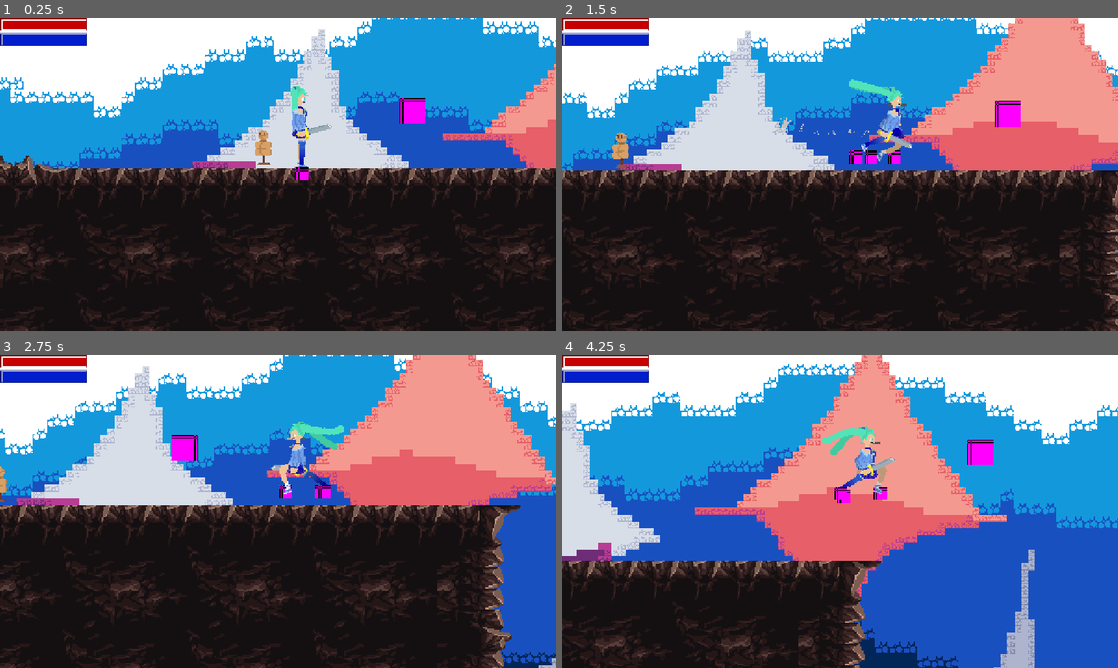
Above: before the commit, frames 1-4 (two rows, left to right).
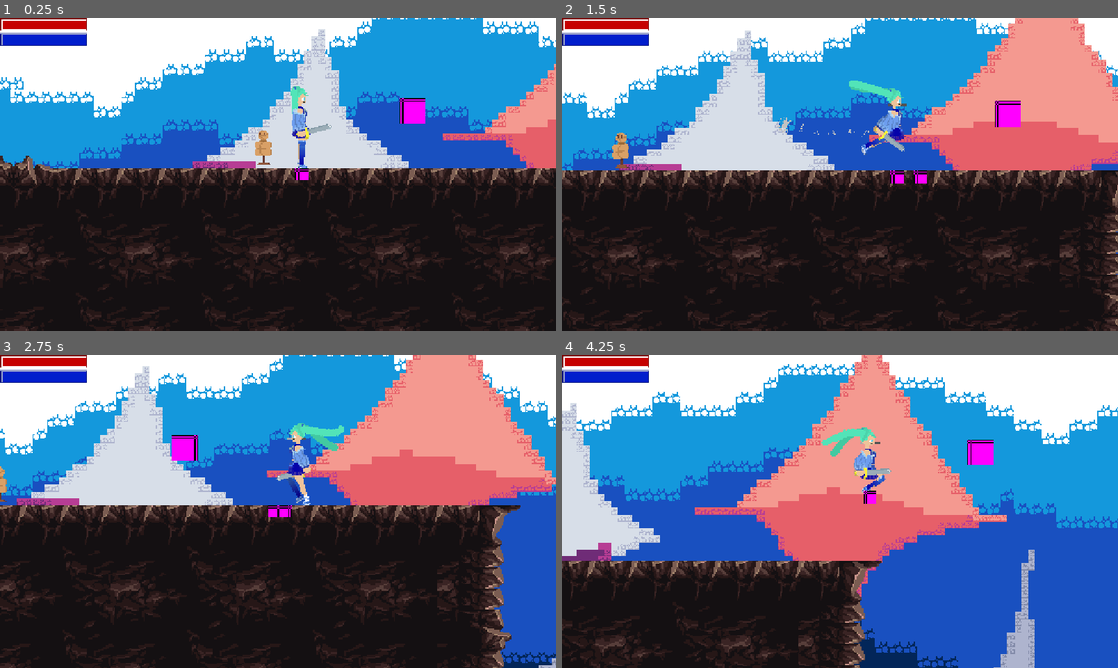
Above: after the commit, the same moments.

Repository: ToastedTeam/CaveGame
Game: Godot game, scene res://scenes/main/main.tscn
Two runs of this game, one before a commit and one after it. Both use one fixed random seed, a clock stepped at 60 frames per second and the inputs below. The engine's default icon, where the game draws it, is replaced by a stand-in: a white triangle on a blue panel in a dark square.
Inputs:
- Up to frame 1 (0.25 s): no input
- Up to frame 2 (1.5 s): tap Enter (ui_accept) at 0.5 s; hold Right (player_move_right) from 0.53 s (still down); tap A (player_attack) at 0.6 s; tap Up (player_jump) at 0.77 s; tap D (player_dash) at 1.35 s
- Up to frame 3 (2.75 s): tap Up (player_jump) at 1.52 s; release Right (player_move_right) at 2.03 s; hold Left (player_move_left) from 2.03 s (still down); tap A (player_attack) at 2.1 s
- Up to frame 4 (4.25 s): release Left (player_move_left) at 2.78 s; hold Right (player_move_right) from 2.78 s (still down); tap D (player_dash) at 2.85 s; tap Up (player_jump) at 3.02, 3.77 s; tap A (player_attack) at 3.6 s

The runs differ from the first frame. In frame 1, less than 0.1% of the frame differs, in the area x 53-59%, y 30-48%; in frame 2, 0.9%; in frame 3, 1.1%, in the area x 48-62%, y 21-52%; in frame 4, 0.9%.

Commit message:
Fix some minor animation bugs

Diff:
--- a/entities/player/player.gd
+++ b/entities/player/player.gd
@@ -31,6 +31,8 @@
 
 var currentDirection = 1;
 var facing = 1;
+var hitWall = false;
+
 #@export var headTarget: IKTargetResource
 #@export var headTarget: Node2D
 #@export var headTargetResourceName: String
@@ -184,6 +186,8 @@
 		#player_sprite.flip_h = false
 		#$FlipHandler.scale.x = 1
 
+	hitWall = is_on_wall()
+
 	if Input.is_action_just_pressed("player_attack") and canAttack:
 		#$FlipHandler/Weapon/AnimationPlayer.play("player_attack")
 		IkAnimator.Attack_Melee()
--- a/entities/player/player_ik_animator.gd
+++ b/entities/player/player_ik_animator.gd
@@ -150,7 +150,7 @@
 
 func _process(delta: float) -> void:
 	if state != AnimState.Dashing:
-		if player.currentDirection != 0:
+		if player.currentDirection != 0 and !player.hitWall:
 			setAnimState(AnimState.Walking)
 		else:
 			setAnimState(AnimState.Idle)
@@ -159,7 +159,7 @@
 # Returns hip.global_position if there's no result
 func getGroundPosition() -> Vector2:
 	var space_state = get_world_2d().direct_space_state
-	var query = PhysicsRayQueryParameters2D.create(hip.global_position, hip.global_position + Vector2(0, 35))
+	var query = PhysicsRayQueryParameters2D.create(hip.global_position, hip.global_position + Vector2(0, 50))
 	query.collision_mask = 0b00000000_00000000_00000000_00000001;
 	var result = space_state.intersect_ray(query)
 	if result:
@@ -176,6 +176,8 @@
 	else:
 		var grounded = player.is_on_floor()
 		var just_grounded = grounded and !last_grounded;
+		if just_grounded:
+			setAnimState(AnimState.Idle)
 		# Find where to put player's feet
 		if state != AnimState.Dashing:
 			if !grounded: # Curl up player's legs if they're in the air
@@ -183,6 +185,9 @@
 				(BFTargetPos.get_node("Synchroniser") as RemoteTransform2DExtended).Position = true;
 				FFTargetPos.global_position = hip.global_position + Vector2(0, 20);
 				BFTargetPos.global_position = hip.global_position + Vector2(0, 20);
+				currentWalk = WalkState.None
+				currentWalkChanged = true
+
 			else:
 				match state:
 					AnimState.Idle:
@@ -192,8 +197,8 @@
 						setAnimState(AnimState.Idle)
 						var ground = getGroundPosition()
 						if ground != hip.global_position:
-							FFTargetPos.global_position = ground + Vector2(player.currentDirection*10, 5);
-							BFTargetPos.global_position = ground + Vector2(player.currentDirection*10, 5);
+							FFTargetPos.global_position = ground + Vector2(0, 5);
+							BFTargetPos.global_position = ground + Vector2(0, 5);
 						pass
 					AnimState.Walking:
 						#Engine.time_scale = 0.1
@@ -304,9 +309,11 @@
 
 		# Arm rest inhibition
 		if !inhibitFH:
-			$FHTarget.global_position = hip.global_position + ArmRestOffset + FArmRest
+			FHTargetPos.global_position = hip.global_position + ArmRestOffset + FArmRest
 		if !inhibitBH:
-			$BHTarget.global_position = hip.global_position + BArmRest + ArmRestOffset
+			BHTargetPos.global_position = hip.global_position + BArmRest + ArmRestOffset
+
+
 
 		if lastDirection != player.currentDirection:
 			if player.currentDirection < 0:
--- a/scenes/main/main.tscn
+++ b/scenes/main/main.tscn
@@ -219,10 +219,10 @@
 tracks/4/interp = 1
 tracks/4/loop_wrap = true
 tracks/4/keys = {
-"times": PackedFloat32Array(0, 0.566667),
-"transitions": PackedFloat32Array(78.7933, 1),
+"times": PackedFloat32Array(0, 0.566667, 1),
+"transitions": PackedFloat32Array(78.7933, 1, 1),
 "update": 0,
-"values": [0.5, 1.0]
+"values": [0.5, 0.24, 1.0]
 }
 tracks/5/type = "value"
 tracks/5/imported = false
@@ -234,7 +234,7 @@
 "times": PackedFloat32Array(0, 0.566667),
 "transitions": PackedFloat32Array(1e+06, 1),
 "update": 1,
-"values": [true, false]
+"values": [true, true]
 }
 tracks/6/type = "value"
 tracks/6/imported = false
@@ -255,10 +255,10 @@
 tracks/7/interp = 1
 tracks/7/loop_wrap = true
 tracks/7/keys = {
-"times": PackedFloat32Array(0, 0.58),
-"transitions": PackedFloat32Array(1, 1),
+"times": PackedFloat32Array(0, 0.58, 1),
+"transitions": PackedFloat32Array(1, 1, 1),
 "update": 0,
-"values": [0.5, 1.0]
+"values": [0.5, 0.24, 1.0]
 }
 tracks/8/type = "value"
 tracks/8/imported = false
@@ -267,10 +267,10 @@
 tracks/8/interp = 1
 tracks/8/loop_wrap = true
 tracks/8/keys = {
-"times": PackedFloat32Array(0, 0.58),
+"times": PackedFloat32Array(0, 0.566667),
 "transitions": PackedFloat32Array(1, 1),
 "update": 1,
-"values": [true, false]
+"values": [true, true]
 }
 tracks/9/type = "value"
 tracks/9/imported = false
@@ -379,7 +379,7 @@
 "times": PackedFloat32Array(0),
 "transitions": PackedFloat32Array(1),
 "update": 1,
-"values": [false]
+"values": [true]
 }
 tracks/7/type = "value"
 tracks/7/imported = false
@@ -1791,6 +1791,7 @@
 texture = ExtResource("2_ouso4")
 
 [node name="PlayerIKAnimator" type="Node2D" parent="." node_paths=PackedStringArray("player", "animationPlayer")]
+visible = false
 position = Vector2(-4, -5)
 script = ExtResource("3_th5th")
 player = NodePath("../Player")
@@ -1814,11 +1815,12 @@
 texture = SubResource("PlaceholderTexture2D_th5th")
 
 [node name="BHTarget" type="Marker2D" parent="PlayerIKAnimator"]
-visible = false
-position = Vector2(29, -58)
+position = Vector2(-5.425, -69.365)
+
+[node name="Sprite2D2" type="Sprite2D" parent="PlayerIKAnimator/BHTarget"]
+texture = SubResource("PlaceholderTexture2D_blune")
 
 [node name="FHTarget" type="Marker2D" parent="PlayerIKAnimator"]
-visible = false
 position = Vector2(0, -31)
 
 [node name="Sprite2D2" type="Sprite2D" parent="PlayerIKAnimator/FHTarget"]
@@ -1858,7 +1860,6 @@
 metadata/_custom_type_script = "uid://eji52ig0w3g5"
 
 [node name="BFTarget_pos" type="Marker2D" parent="Player/targetPositions"]
-visible = false
 position = Vector2(-16, 22)
 
 [node name="Sprite2D" type="Sprite2D" parent="Player/targetPositions/BFTarget_pos"]
@@ -1872,11 +1873,12 @@
 metadata/_custom_type_script = "uid://eji52ig0w3g5"
 
 [node name="BHTarget_pos" type="Marker2D" parent="Player/targetPositions"]
-position = Vector2(-3.835, 10)
+position = Vector2(-5.425, -38.365)
 
 [node name="Synchroniser" type="Node2D" parent="Player/targetPositions/BHTarget_pos" node_paths=PackedStringArray("node")]
 script = ExtResource("4_7smn1")
 node = NodePath("../../../../PlayerIKAnimator/BHTarget")
+Position = true
 Smoothing = 0.5
 metadata/_custom_type_script = "uid://eji52ig0w3g5"
 
